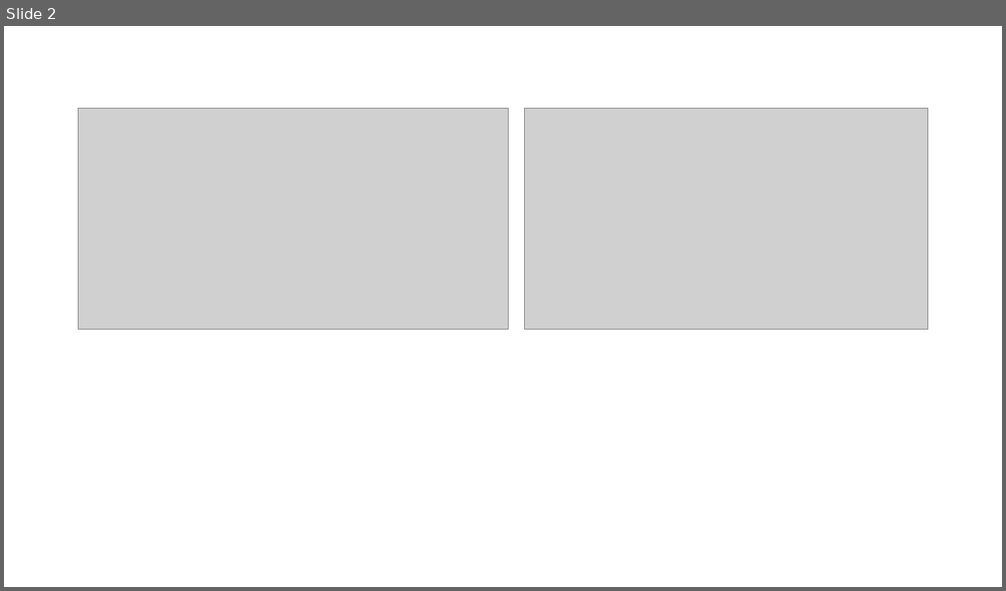
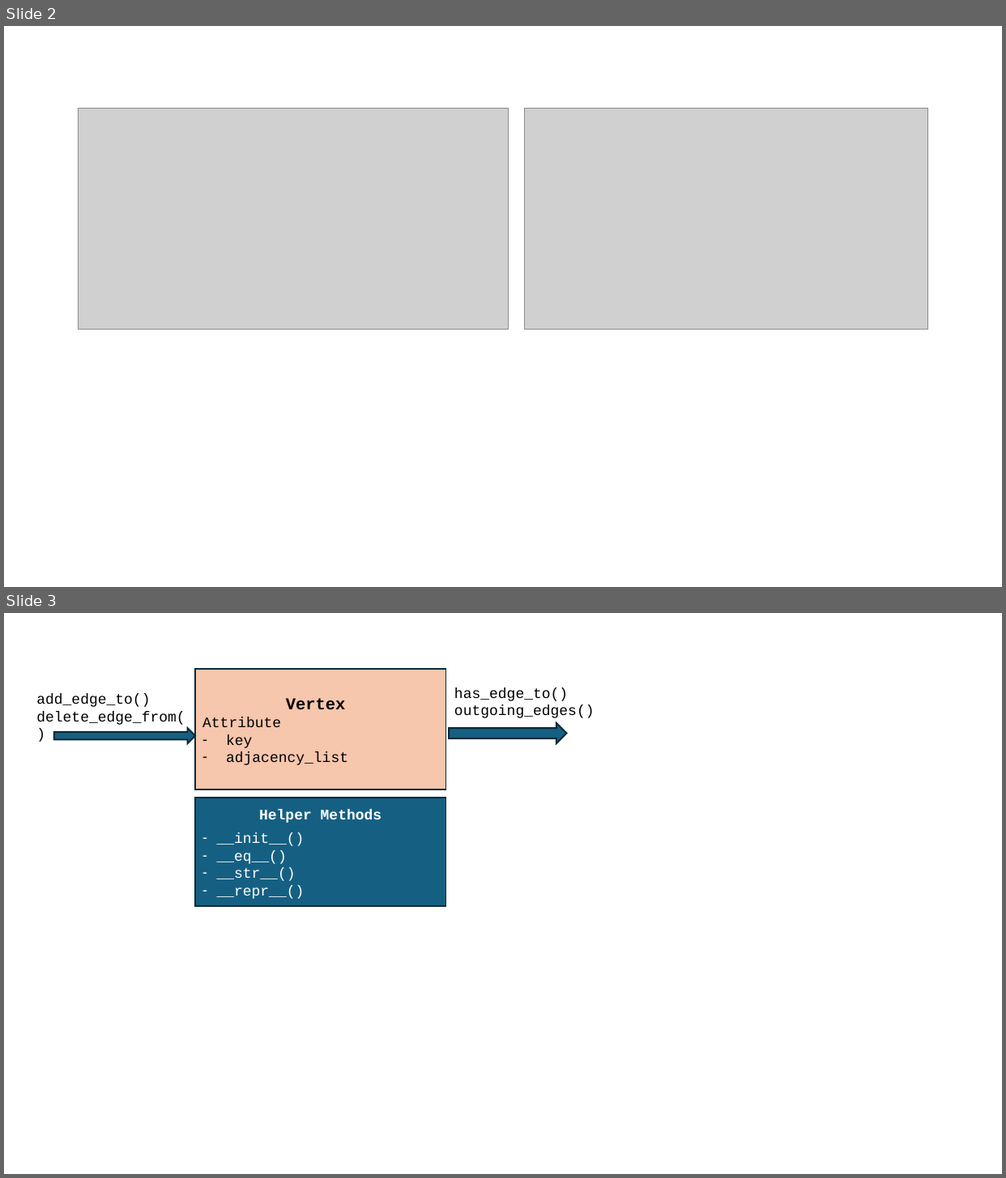
Before and after one commit to mingfujacky/Lecture-DSA-2.0, a slide deck: asset/ppt/ch10_graph.pptx. Shown one above the other, each under a label of ours: slide 2 before the commit, slides 2 and 3 after it. The pictures are 1006x591 and 1006x1178 pixels, drawn with LibreOffice and Linux fonts; fonts in the diff are those of the drawing; grey boxes stand for pictures. Boxes give left, top, right and bottom in pixels: in the first picture for what was removed or moved away, otherwise in the second. Text is boxed around its words. In the diff, an @@ line names an element or a change of style, - is before the commit and + after.

```diff
--- a/asset/ppt/ch10_graph.pptx
+++ b/asset/ppt/ch10_graph.pptx
@@ slide 3 added at [4,613,1002,1174], background #FFFFFF @@
@@ rectangle added at [196,669,446,790], fill #F6C6AD, outline #092A39 1.5 pt, 14 pt, text #000000 @@
+Vertex
+Attribute
+– key
+– adjacency_list
@@ text added at [36,694,185,725], 14 pt, text #000000 @@
+add_edge_to()
+delete_edge_from()
@@ text added at [454,688,594,718], 14 pt, text #000000 @@
+has_edge_to()
+outgoing_edges()
@@ right arrow added at [54,728,196,744], fill #156082, outline #092A39 1.5 pt @@
@@ right arrow added at [449,723,566,744], fill #156082, outline #092A39 1.5 pt @@
@@ rectangle added at [196,798,446,906], fill #156082, outline #092A39 1.5 pt, 14 pt, text #FFFFFF @@
+Helper Methods
+– __init__()
+– __eq__()
+– __str__()
+– __repr__()
```
Also in this commit, not shown: 11 other files.
